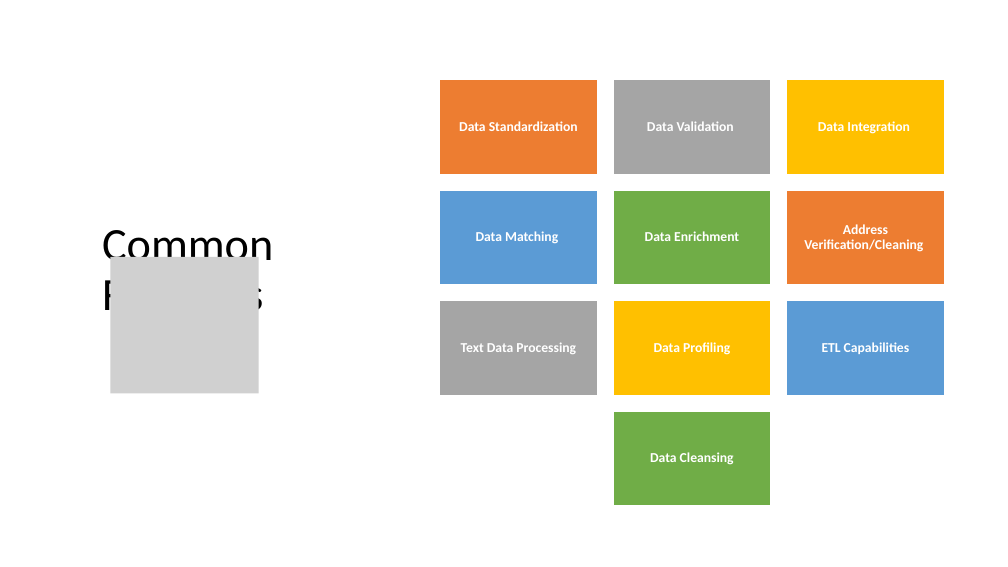
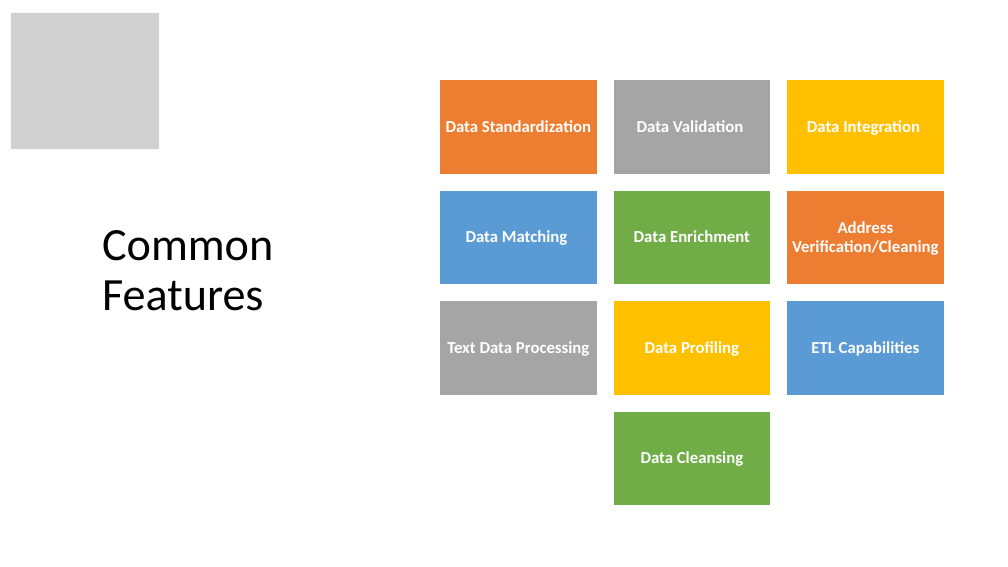
Before and after one commit to SeanMcCrossanTUD/TUD-Group-Project, a slide deck: slide 15 of Project supporting Artifacts/Friday Presentations/presentation_sprint_3.pptx (slide 17 before the commit). Drawn at 1008x567 pixels with LibreOffice and Linux fonts; fonts in the diff are those of the drawing; grey boxes stand for pictures. Boxes give left, top, right and bottom in pixels: in the first picture for what was removed or moved away, otherwise in the second. Text is boxed around its words. In the diff, an @@ line names an element or a change of style, - is before the commit and + after.

```diff
--- a/Project supporting Artifacts/Friday Presentations/presentation_sprint_3.pptx
+++ b/Project supporting Artifacts/Friday Presentations/presentation_sprint_3.pptx
@@ picture: place and size @@
-picture at <box>110,257,259,393</box>
+picture at <box>11,13,159,149</box>
@@ size 13 to 16 pt; more space between paragraphs in 10 elements at <box>446,120,591,132</box>, <box>637,120,743,132</box>, <box>807,120,920,135</box>, <box>466,230,567,245</box>, <box>634,230,750,242</box>, <box>792,221,939,255</box>, <box>447,341,589,356</box>, <box>645,341,739,356</box>, <box>811,341,920,356</box>, <box>641,451,743,466</box> @@
```
Also in this commit, not shown: 2 other slides changed, 10 other files.
